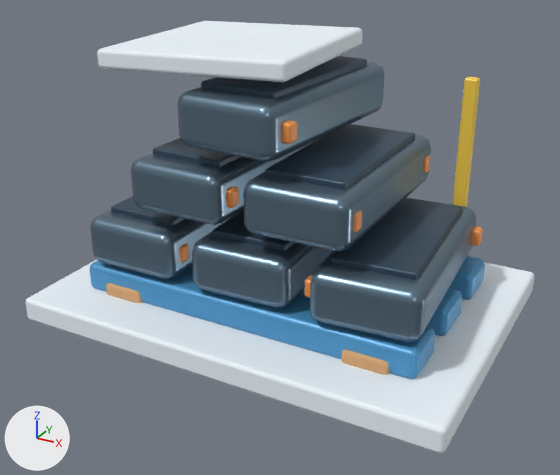
The glTF model HavenlineGodot/assets/stations_v2/metal_stack.glb, before and after one commit.
Camera for both pictures: a 50 mm camera at (1.34, -2.51, 1.53) aimed at (0.01, -0.09, 0.32). The lights are fixed; the arrows at lower left show +X, +Y and +Z. The first picture is the older version. Vertices at exactly the same position are counted once.

The first picture shows 'metal_stack'.
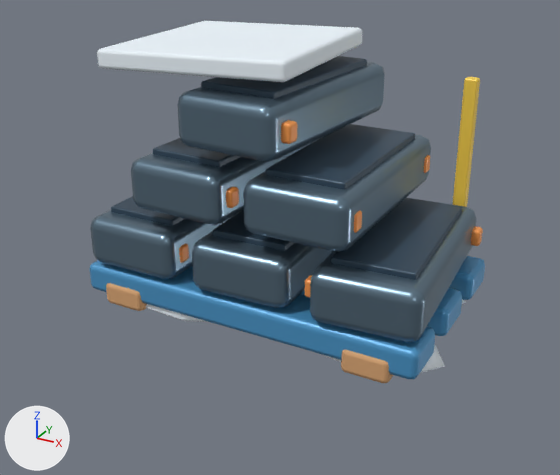
The change, as JSON lines over the scene's bpy script:
```json
{"block": "me_metal_stack", "where": "# used by ob_metal_stack; location = (0.0, 0.0, 0.0)"}
{"op": "remove", "block": "me_metal_stack", "code": "me_metal_stack.from_pydata(...)  # 1848 vertices, 3564 faces; spans x -0.87..0.87, y -0.62..0.62, z -0.03..1.06"}
{"op": "add", "block": "me_metal_stack", "code": "me_metal_stack.from_pydata(...)  # 1945 vertices, 3735 faces; spans x -0.75..0.74, y -0.44..0.49, z -0.01..1.06"}
{"block": "me_metal_stack", "change": "me_metal_stack part 1: a new loose piece of 29 vertices spanning x -0.59..-0.02, y -0.41..-0.05, z -0.01..0.1, in mat_hl_snow (white #eff8ff)"}
{"block": "me_metal_stack", "change": "me_metal_stack part 2: a new loose piece of 29 vertices spanning x 0.1..0.74, y -0.39..-0.06, z -0.01..0.1, in mat_hl_snow (white #eff8ff)"}
{"block": "me_metal_stack", "change": "me_metal_stack part 3"}
{"block": "me_metal_stack", "change": "56 vertices are removed from x -0.87..0.87, y -0.62..0.62, z -0.03..0.07"}
{"block": "me_metal_stack", "change": "108 faces are deleted"}
{"block": "me_metal_stack", "change": "other edits to the shape of me_metal_stack do not show in these pictures"}
```

Where the change shows, as pixel boxes [x1, y1, x2, y2] in the pictures (560 x 475 px):
```json
{"object": "metal_stack", "change": "reshaped", "before": [25, 21, 534, 453], "after": [90, 21, 485, 383], "on screen": "22% narrower, 16% shorter"}
{"part": 1, "of": "me_metal_stack", "change": "added", "after": [145, 304, 208, 322]}
{"part": 2, "of": "me_metal_stack", "change": "added", "after": [324, 345, 445, 373], "on screen": "mostly hidden"}
{"part": 3, "of": "me_metal_stack", "change": "deleted", "before": [25, 260, 534, 453]}
```
